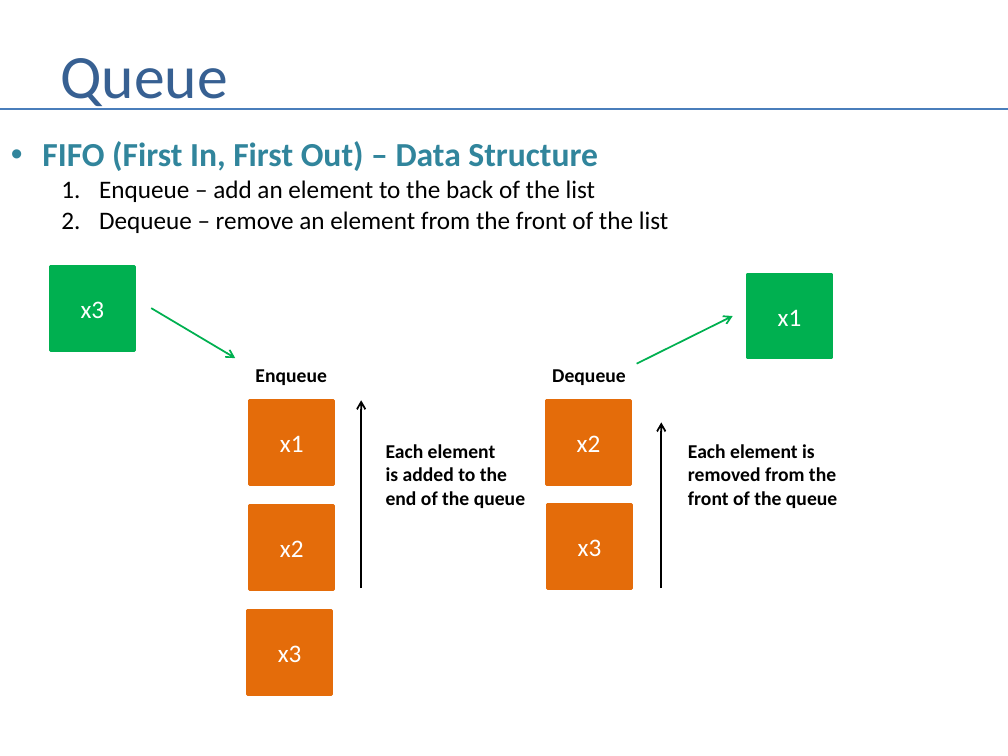
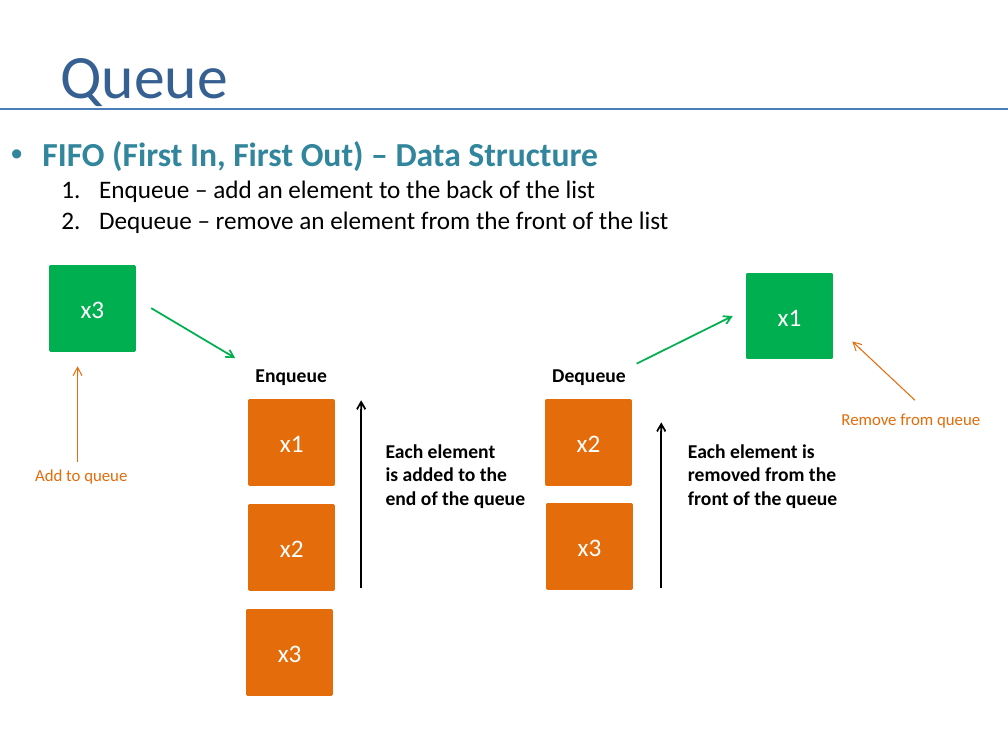
Before and after one commit to andrewferlitsch/Portland-Data-Science-Group, a slide deck: slide 16 of Presentations/Whiteboarding.pptx. Drawn at 1008x756 pixels with LibreOffice and Linux fonts; fonts in the diff are those of the drawing. Boxes give left, top, right and bottom in pixels: in the first picture for what was removed or moved away, otherwise in the second. Text is boxed around its words. In the diff, an @@ line names an element or a change of style, - is before the commit and + after.

```diff
--- a/Presentations/Whiteboarding.pptx
+++ b/Presentations/Whiteboarding.pptx
@@ arrow added from (915, 400) to (853, 342), #E46C0A 0.75 pt @@
@@ arrow added from (78, 462) to (78, 366), #E46C0A 0.75 pt @@
@@ text added at (841, 413, 980, 428), 12 pt, text #E46C0A @@
+Remove from queue
@@ text added at (35, 469, 127, 484), 12 pt, text #E46C0A @@
+Add to queue
```
Also in this commit, not shown: 8 other slides changed.
